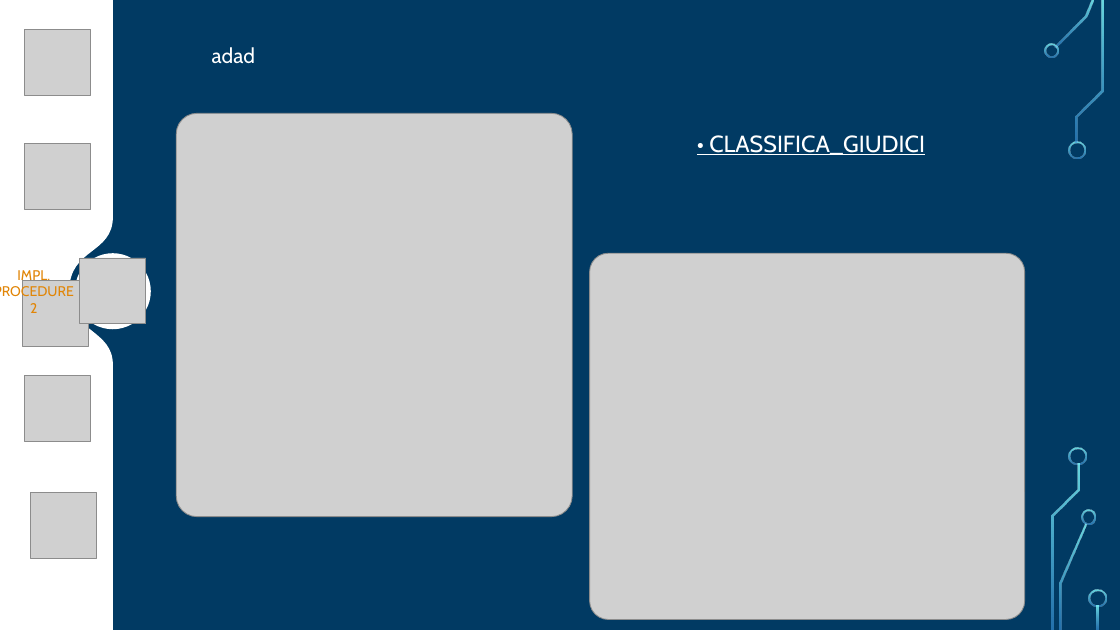
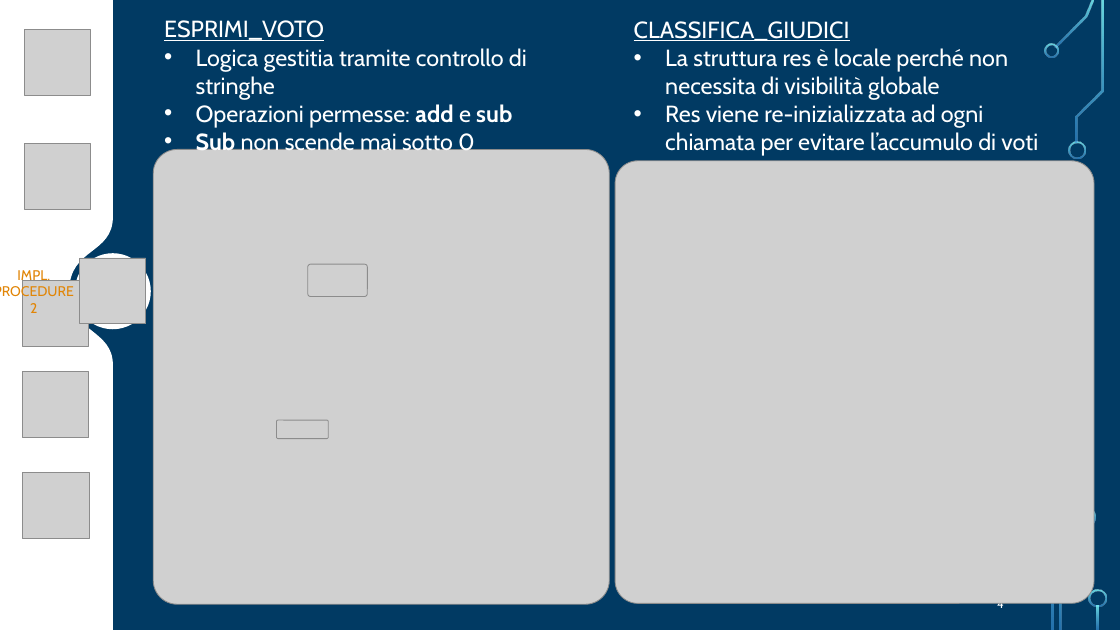
Before and after one commit to FlippaFloppa/Reti-di-Calcolatori-gruppo-Lore, a slide deck: slide 4 of Esercitazione_9/esercitazione9.pptx. Drawn at 1120x630 pixels with LibreOffice and Linux fonts; fonts in the diff are those of the drawing; grey boxes stand for pictures; background and template pictures are left out. Boxes give left, top, right and bottom in pixels: in the first picture for what was removed or moved away, otherwise in the second. Text is boxed around its words. In the diff, an @@ line names an element or a change of style, - is before the commit and + after.

```diff
--- a/Esercitazione_9/esercitazione9.pptx
+++ b/Esercitazione_9/esercitazione9.pptx
@@ text added at [164,20,527,156], 20 pt, text #FFFFFF @@
+ESPRIMI_VOTO
+• Logica gestitia tramite controllo di stringhe
+• Operazioni permesse: add e sub
+• Sub non scende mai sotto 0
@@ text added at [634,21,1038,156], 20 pt, text #FFFFFF @@
+CLASSIFICA_GIUDICI
+• La struttura res è locale perché non necessita di visibilità globale
+• Res viene re-inizializzata ad ogni chiamata per evitare l’accumulo di voti
@@ text removed at [212,47,255,63] @@
-adad
@@ text removed at [709,135,925,155] @@
-• CLASSIFICA_GIUDICI
@@ picture: place and size @@
-picture at [176,113,572,517]
+picture at [153,150,609,604]
@@ picture: place and size @@
-picture at [590,253,1025,619]
+picture at [615,160,1094,603]
@@ picture added at [308,265,367,297] @@
@@ picture: place and size @@
-picture at [24,376,91,442]
+picture at [23,371,89,438]
@@ picture added at [276,420,329,439] @@
@@ freeform shape removed at [1070,447,1087,465] @@
@@ picture added at [23,472,89,539] @@
@@ picture removed at [31,492,97,559] @@
@@ freeform shape: place and size @@
-freeform shape at [56,482,74,500]
+freeform shape at [56,529,74,547]
```
Also in this commit, not shown: 4 other slides changed, 2 other files.
